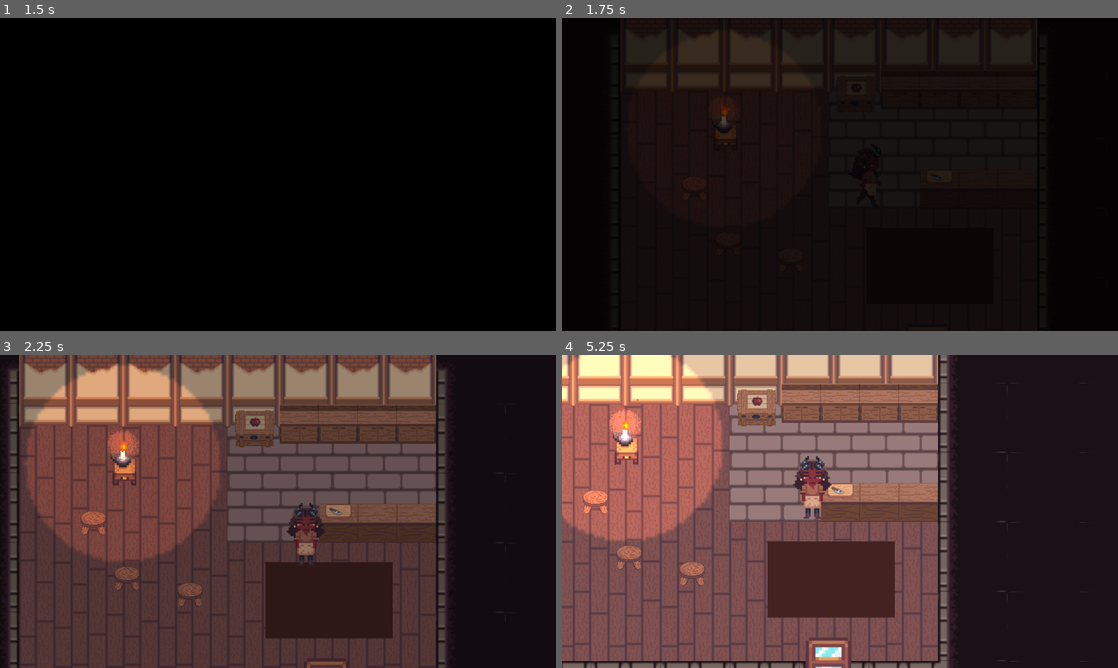
Above: before the commit, frames 1-4 (two rows, left to right).
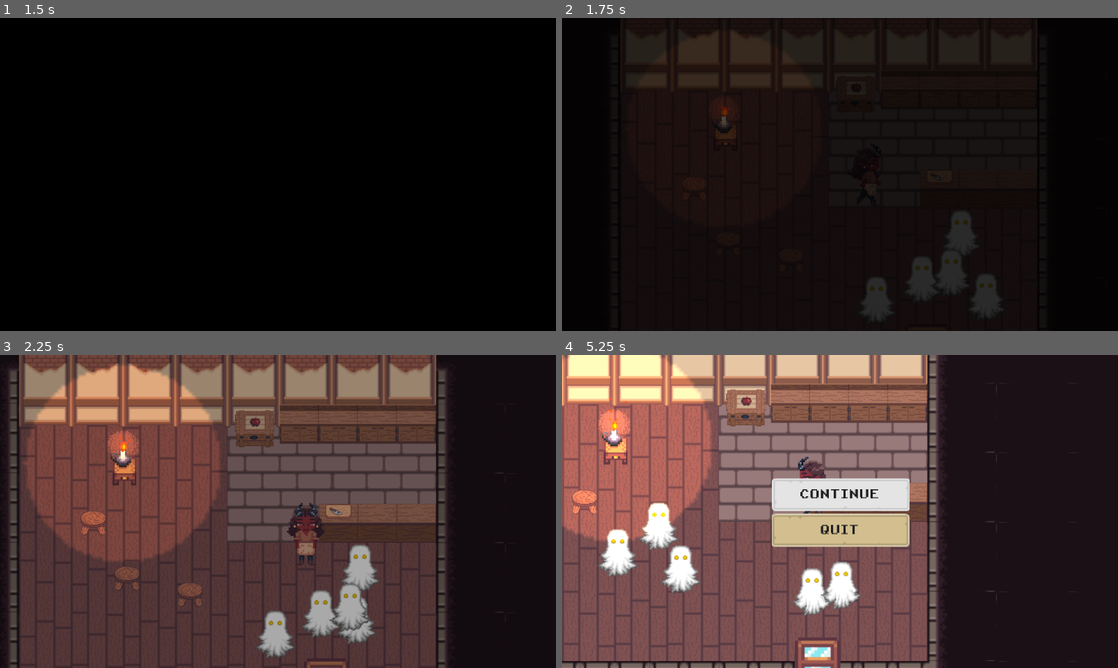
Above: after the commit, the same moments.

Repository: ikylios/GPC2022
Game: Godot game, scene res://scenes/ui/MainMenu.tscn
Same seed, same stepped clock (60 frames per second), same inputs: the game is played once before the commit and once after it.
Inputs (mouse positions are in pixels of both pictures, inside the frame that each line leads up to):
- Up to frame 1 (1.5 s): click "START" at 0.5 s; tap Enter (ui_accept) at 1.25, 1.35 s; hold D (move_right) from 1.28 s (still down)
- Up to frame 2 (1.75 s): keep holding D (move_right); tap Enter (ui_accept) at 1.52 s
- Up to frame 3 (2.25 s): tap Enter (ui_accept) at 1.82 s; release D (move_right) at 2.03 s; hold S (move_down) from 2.03 s (still down); tap E (interact) at 2.1 s
- Up to frame 4 (5.25 s): tap Enter (ui_accept) at 2.27, 2.3, 2.57, 3.05, 3.6, 3.77, 4.07, 4.52, 4.55, 4.82 s; release S (move_down) at 2.78 s; hold D (move_right) 2.78-3.53 s; tap C (toss) at 2.85 s; hold W (move_up) 3.53-4.28 s; hold A (move_left) 4.28-5 s; tap E (interact) at 4.35 s; tap P (ui_pause) at 4.9 s; click (840, 492) at 5 s, where only the run after the commit has a clickable "CONTINUE"

Frame 1 is identical in both runs. In frame 2, 2.3% of the frame differs, in the area x 54-80%, y 62-97%; in frame 3, 5.7%; in frame 4, 31%, in the area x 0-81%, y 0-100%.
Error before the commit: Parse Error: Error parsing expression, misplaced: func (res://scenes/Restaurant.gd:22)

Commit message:
able to send customers off to their own paths

Diff:
--- /dev/null
+++ b/src/Walkable_path.gd
@@ -0,0 +1,16 @@
+extends Path2D
+
+
+# Declare member variables here. Examples:
+# var a = 2
+# var b = "text"
+
+
+# Called when the node enters the scene tree for the first time.
+func _ready():
+	pass # Replace with function body.
+
+
+# Called every frame. 'delta' is the elapsed time since the previous frame.
+#func _process(delta):
+#	pass
--- /dev/null
+++ b/src/Walkable_path_offset.gd
@@ -0,0 +1,15 @@
+extends PathFollow2D
+
+signal finished_path
+
+func _process(delta):
+	set_offset(get_offset() + 70 * delta)
+	if get_unit_offset() == 1:
+		emit_signal("finished_path")
+
+
+func set_node_to_remote_transform(node):
+	set_unit_offset(0)
+	#from docs: The NodePath to the remote node, relative to the RemoteTransform2D's position in the scene.
+	var node_path = node.get_path()
+	$RemoteTransform2D.set_remote_node(node_path)
--- a/src/scenes/Restaurant.gd
+++ b/src/scenes/Restaurant.gd
@@ -2,52 +2,59 @@
 
 var customers_for_the_day
 var customers_to_serve
-
-var path_free = true
 
 signal end_day
 
 
 func _process(delta):
 	if Input.is_action_just_pressed("ui_accept"):
-		if path_free and get_tree().get_nodes_in_group("new_customers").size() > 0:
-			path_free = false
+		if get_tree().get_nodes_in_group("new_customers").size() > 0:
 			seat_customer()
 		else:
-			print("path is in use or there are no new customers!")
+			print("there are no new customers!")
 
-			if Input.is_action_just_pressed("ui_pause"):
-				show_pause_menu()
-
-	func show_pause_menu():
-		get_tree().paused = true
-		var camera = get_node("Player").get_node("Camera2D")
-		$Pause_popup_holder/Pause_popup.set_position(Vector2(camera.get_camera_screen_center()))
-		$Pause_popup_holder/Pause_popup.show()
-		$Player.z_index = 0
+	if Input.is_action_just_pressed("ui_pause"):
+		show_pause_menu()
 
 
 func start_day():
 	customers_for_the_day = generate_customers()
-	print("generated amount of customers, ", customers_for_the_day.size())
+	print("generated amount of customers: ", customers_for_the_day.size())
 	customers_to_serve = customers_for_the_day.size()
+
+func show_pause_menu():
+	get_tree().paused = true
+	var camera = get_node("Player").get_node("Camera2D")
+	$Pause_popup_holder/Pause_popup.set_position(Vector2(camera.get_camera_screen_center()))
+	$Pause_popup_holder/Pause_popup.show()
+	$Player.z_index = 0
 
 
 # --------------- Pathing functionalities -----------------
 
+func create_walkable_path():
+	var path2D = load("res://scenes/Walkable_path.tscn").instance()
+	add_child(path2D)
+	path2D.add_to_group("paths")
+	print(get_tree().get_nodes_in_group("paths"))
+
 func move_customer(customer, target):
+	create_walkable_path()
 	var path = generate_path_to_point(customer.global_position, target.global_position)
-	modify_curve(path)
-	$Path2D/PathFollow2D.set_node_to_remote_transform(customer)
+	var curve = path_to_curve(path)
+	var path2D = get_tree().get_nodes_in_group("paths").pop_front()
+	path2D.remove_from_group("paths")
+	path2D.curve = curve
+	path2D.get_node("Walkable_path_follow").set_node_to_remote_transform(customer)
 
-func modify_curve(path):
+func path_to_curve(path):
 	var new_curve = Curve2D.new()
 	for point in path:
 		new_curve.add_point(point, Vector2.ZERO, Vector2.ZERO)
-	$Path2D.curve = new_curve
+	return new_curve
 
 func generate_path_to_point(start, end):
-	var path = $Navigation2D.get_simple_path(start, end, false)
+	var path = $Navigation2D.get_simple_path(start, end, true)
 	return path
 
 
@@ -62,14 +69,13 @@
 	for i in number_of_customers:
 		var customer = customer_types[randi() % customer_types.size()-1]
 		var customer_as_instance = customer.instance()
-		self.add_child(customer_as_instance)
+		add_child(customer_as_instance)
 		selected_customers.append(customer_as_instance)
 
 	return selected_customers
 
 
 func seat_customer():
-	print(get_tree().get_nodes_in_group("free_seats"))
 	if !get_tree().get_nodes_in_group("free_seats"):
 		print("no more free seats available")
 		return
@@ -87,12 +93,12 @@
 
 
 func leaving_seat_in_point(customer, point):
-	update_customer_count()
 	for seat in get_tree().get_nodes_in_group("taken_seats"):
 		if seat.position == point:
 			move_customer(customer, $Exit_door)
 			seat.remove_from_group("taken_seats")
 			seat.add_to_group("free_seats")
+			update_customer_count()
 
 func update_customer_count():
 	customers_to_serve -= 1
@@ -104,7 +110,3 @@
 		preload("res://scenes/characters/Ghost_NPC.tscn")
 	]
 	return customer_types
-
-
-func _on_PathFollow2D_finished_path():
-	path_free = true
--- a/src/scenes/Restaurant.tscn
+++ b/src/scenes/Restaurant.tscn
@@ -15,7 +15,11 @@
 [ext_resource path="res://scenes/furniture/Exit_door.tscn" type="PackedScene" id=13]
 [ext_resource path="res://scenes/ui/QuitButton.tscn" type="PackedScene" id=14]
 [ext_resource path="res://scenes/ui/ContinueButton.tscn" type="PackedScene" id=15]
-[ext_resource path="res://scenes/PathFollow2D.gd" type="Script" id=16]
+
+[sub_resource type="NavigationPolygon" id=64]
+vertices = PoolVector2Array( 572, 197, 765, 197, 764, 317, 387, 316, 387, 89, 571, 88 )
+polygons = [ PoolIntArray( 0, 1, 2, 3 ), PoolIntArray( 0, 3, 4, 5 ) ]
+outlines = [ PoolVector2Array( 387, 89, 387, 316, 764, 317, 765, 197, 572, 197, 571, 88 ) ]
 
 [sub_resource type="NavigationPolygon" id=62]
 vertices = PoolVector2Array( 48, 48, 0, 48, 0, 0, 48, 0 )
@@ -255,11 +259,6 @@
 1/shapes = [  ]
 1/z_index = 0
 
-[sub_resource type="Curve2D" id=64]
-_data = {
-"points": PoolVector2Array( 0, 0, 0, 0, 690, 202 )
-}
-
 [sub_resource type="Gradient" id=58]
 colors = PoolColorArray( 0.985641, 0.932652, 0.662227, 1, 1, 0, 0, 0 )
 
@@ -304,11 +303,8 @@
 
 [node name="Navigation2D" type="Navigation2D" parent="."]
 
-[node name="wood floor" type="TileMap" parent="Navigation2D"]
-tile_set = SubResource( 54 )
-cell_size = Vector2( 48, 48 )
-format = 1
-tile_data = PoolIntArray( -65524, 0, 0, 12, 0, 0, 65544, 1, 0, 65545, 0, 0, 65546, 1, 0, 65547, 0, 0, 65548, 0, 0, 65549, 0, 0, 65550, 0, 0, 65551, 0, 0, 131080, 0, 0, 131081, 1, 0, 131082, 0, 0, 131083, 1, 0, 131084, 0, 0, 131085, 0, 0, 131086, 0, 0, 131087, 0, 0, 196616, 1, 0, 196617, 0, 0, 196618, 1, 0, 196619, 0, 0, 196620, 0, 0, 196621, 0, 0, 196622, 0, 0, 196623, 0, 0, 262151, 1, 0, 262152, 0, 0, 262153, 1, 0, 262154, 0, 0, 262155, 1, 0, 262156, 0, 0, 262157, 1, 0, 262158, 0, 0, 262159, 1, 0, 327687, 0, 0, 327688, 1, 0, 327689, 0, 0, 327690, 1, 0, 327691, 0, 0, 327692, 1, 0, 327693, 0, 0, 327694, 1, 0, 327695, 0, 0, 327696, 0, 0, 393222, 0, 0, 393224, 0, 0, 393225, 0, 0, 393226, 0, 0, 393227, 0, 0, 393228, 0, 0, 393229, 0, 0, 393230, 0, 0, 393231, 0, 0, 393232, 0, 0, 458768, 0, 0, 524293, 0, 0, 524294, 0, 0, 589836, 0, 0, 589837, 0, 0, 589838, 0, 0 )
+[node name="NavigationPolygonInstance" type="NavigationPolygonInstance" parent="Navigation2D"]
+navpoly = SubResource( 64 )
 
 [node name="spawn_rect" type="ColorRect" parent="."]
 margin_left = 611.0
@@ -320,6 +316,12 @@
 "_edit_use_anchors_": false
 }
 
+[node name="wood floor" type="TileMap" parent="."]
+tile_set = SubResource( 54 )
+cell_size = Vector2( 48, 48 )
+format = 1
+tile_data = PoolIntArray( -65524, 0, 0, 12, 0, 0, 65544, 1, 0, 65545, 0, 0, 65546, 1, 0, 65547, 0, 0, 65548, 0, 0, 65549, 0, 0, 65550, 0, 0, 65551, 0, 0, 131080, 0, 0, 131081, 1, 0, 131082, 0, 0, 131083, 1, 0, 131084, 0, 0, 131085, 0, 0, 131086, 0, 0, 131087, 0, 0, 196616, 1, 0, 196617, 0, 0, 196618, 1, 0, 196619, 0, 0, 196620, 0, 0, 196621, 0, 0, 196622, 0, 0, 196623, 0, 0, 262151, 1, 0, 262152, 0, 0, 262153, 1, 0, 262154, 0, 0, 262155, 1, 0, 262156, 0, 0, 262157, 1, 0, 262158, 0, 0, 262159, 1, 0, 327687, 0, 0, 327688, 1, 0, 327689, 0, 0, 327690, 1, 0, 327691, 0, 0, 327692, 1, 0, 327693, 0, 0, 327694, 1, 0, 327695, 0, 0, 327696, 0, 0, 393222, 0, 0, 393224, 0, 0, 393225, 0, 0, 393226, 0, 0, 393227, 0, 0, 393228, 0, 0, 393229, 0, 0, 393230, 0, 0, 393231, 0, 0, 393232, 0, 0, 458768, 0, 0, 524293, 0, 0, 524294, 0, 0, 589836, 0, 0, 589837, 0, 0, 589838, 0, 0 )
+
 [node name="stone floor" type="TileMap" parent="."]
 tile_set = SubResource( 55 )
 cell_size = Vector2( 48, 48 )
@@ -341,19 +343,6 @@
 cell_quadrant_size = 8
 format = 1
 tile_data = PoolIntArray( 8, 1, 0, 9, 1, 0, 10, 1, 0, 11, 1, 0, 12, 1, 0, 13, 1, 0, 14, 1, 0, 15, 1, 0 )
-
-[node name="Path2D" type="Path2D" parent="."]
-curve = SubResource( 64 )
-
-[node name="PathFollow2D" type="PathFollow2D" parent="Path2D"]
-position = Vector2( 690, 202 )
-rotate = false
-loop = false
-script = ExtResource( 16 )
-
-[node name="RemoteTransform2D" type="RemoteTransform2D" parent="Path2D/PathFollow2D"]
-update_rotation = false
-update_scale = false
 
 [node name="Ingredients_box" parent="." instance=ExtResource( 5 )]
 position = Vector2( 601, 86 )
@@ -455,9 +444,6 @@
 margin_right = 189.0
 margin_bottom = 94.0
 
-[connection signal="pressed" from="Pause_popup_holder/Pause_popup/Pause_container/ContinueButton" to="Pause_popup_holder/Pause_popup" method="_on_ContinueButton_pressed"]
-[connection signal="pressed" from="Pause_popup_holder/Pause_popup/Pause_container/QuitButton" to="Pause_popup_holder/Pause_popup" method="_on_QuitButton_pressed"]
-
 [node name="Player" parent="." instance=ExtResource( 9 )]
 position = Vector2( 558, 161 )
 z_index = 1
@@ -465,4 +451,5 @@
 [node name="Exit_door" parent="." instance=ExtResource( 13 )]
 position = Vector2( 667, 321 )
 
-[connection signal="finished_path" from="Path2D/PathFollow2D" to="." method="_on_PathFollow2D_finished_path"]
+[connection signal="pressed" from="Pause_popup_holder/Pause_popup/Pause_container/ContinueButton" to="Pause_popup_holder/Pause_popup" method="_on_ContinueButton_pressed"]
+[connection signal="pressed" from="Pause_popup_holder/Pause_popup/Pause_container/QuitButton" to="Pause_popup_holder/Pause_popup" method="_on_QuitButton_pressed"]
--- /dev/null
+++ b/src/scenes/Walkable_path.gd
@@ -0,0 +1,4 @@
+extends Path2D
+
+func _on_Walkable_path_follow_finished_path():
+	queue_free()
--- /dev/null
+++ b/src/scenes/Walkable_path.tscn
@@ -0,0 +1,24 @@
+[gd_scene load_steps=4 format=2]
+
+[ext_resource path="res://Walkable_path_offset.gd" type="Script" id=1]
+[ext_resource path="res://scenes/Walkable_path.gd" type="Script" id=2]
+
+[sub_resource type="Curve2D" id=1]
+_data = {
+"points": PoolVector2Array(  )
+}
+
+[node name="Walkable_path" type="Path2D"]
+curve = SubResource( 1 )
+script = ExtResource( 2 )
+
+[node name="Walkable_path_follow" type="PathFollow2D" parent="."]
+rotate = false
+loop = false
+script = ExtResource( 1 )
+
+[node name="RemoteTransform2D" type="RemoteTransform2D" parent="Walkable_path_follow"]
+update_rotation = false
+update_scale = false
+
+[connection signal="finished_path" from="Walkable_path_follow" to="." method="_on_Walkable_path_follow_finished_path"]
--- a/src/scenes/ui/MainMenu.gd
+++ b/src/scenes/ui/MainMenu.gd
@@ -1,8 +1,4 @@
 extends Control
-
-
-func _ready():
-	pass
 
 
 func _on_StartButton_pressed():
Not shown: 1 places in src/scenes/Restaurant.tscn that only renumber resources
